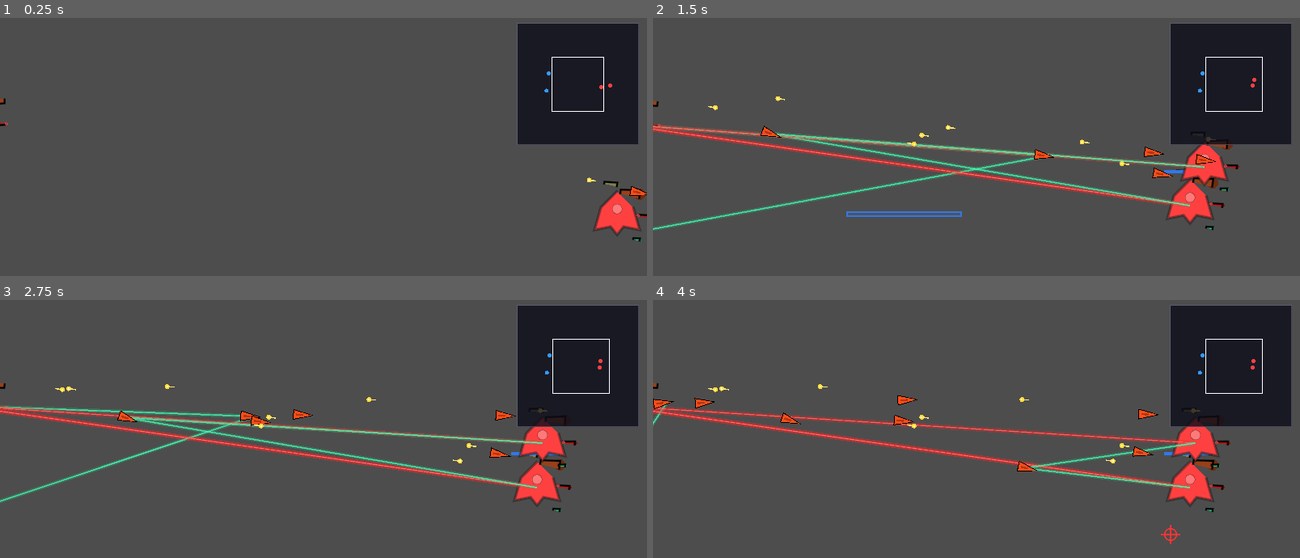
Above: before the commit, frames 1-4 (two rows, left to right).
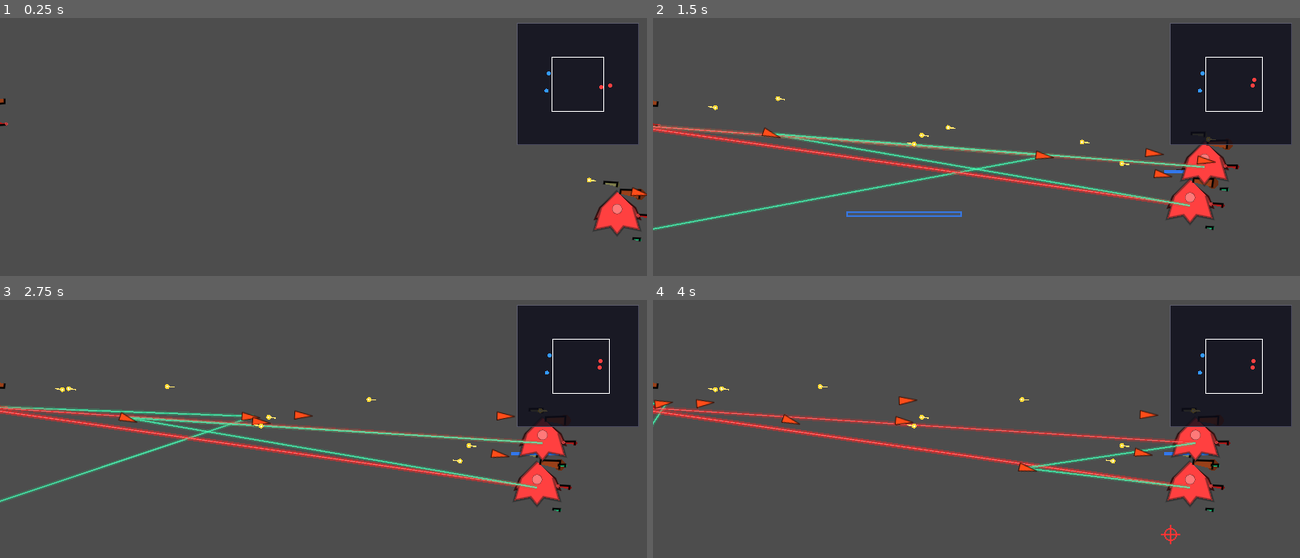
Above: after the commit, the same moments.

Repository: ZhanXuzhao/SpaceRTS
Game: Godot game, scene res://scenes/main.tscn
Same seed, same stepped clock (60 frames per second), same inputs: the game is played once before the commit and once after it.
Inputs (mouse positions are in pixels of both pictures, inside the frame that each line leads up to):
- Up to frame 1 (0.25 s): no input
- Up to frame 2 (1.5 s): tap Enter at 0.5 s; move the mouse to (1118, 180) at 0.52 s; hold W 0.53-1.25 s; tap R at 0.6 s; click (1118, 180) at 0.67 s; drag from (847, 216) to (1190, 206) at 1.27 s
- Up to frame 3 (2.75 s): move the mouse to (388, 400) at 2.02 s; hold W from 2.03 s (still down); hold Shift from 2.03 s (still down)
- Up to frame 4 (4 s): release W at 2.75 s; release Shift at 2.75 s; drag from (944, 552) to (1196, 441) at 2.77 s; move the mouse to (1170, 534) at 3.52 s; hold A from 3.53 s (still down); tap Q at 3.6 s

The runs differ from the first frame. In frame 1, 0.1% of the frame differs, in the area x 91-100%, y 65-79%; in frame 2, 0.4%; in frame 3, 0.4%; in frame 4, 0.6%, in the area x 0-88%, y 36-74%.

Commit message:
Replace hand-drawn ship and missile with PNG textures

Diff:
--- /dev/null
+++ b/assets/missile.svg
@@ -0,0 +1,4 @@
+<svg xmlns="http://www.w3.org/2000/svg" viewBox="-12 -6 24 12">
+  <polygon points="12,0 -12,-5 -12,5" fill="#ffffff" stroke="#1a1a1a" stroke-width="1.2" stroke-linejoin="round"/>
+  <line x1="-10" y1="0" x2="-15" y2="0" stroke="#ffffff" stroke-width="2" stroke-opacity="0.4"/>
+</svg>
--- /dev/null
+++ b/assets/ship.svg
@@ -0,0 +1,4 @@
+<svg xmlns="http://www.w3.org/2000/svg" viewBox="-32 -32 64 64">
+  <polygon points="0,-30 -22,8 -22,18 -10,14 0,18 10,14 22,18 22,8" fill="#ffffff" stroke="#1a1a1a" stroke-width="2" stroke-linejoin="round"/>
+  <circle cx="0" cy="-8" r="5" fill="#d0d8ff" stroke="#1a1a1a" stroke-width="1.5"/>
+</svg>
--- a/scripts/projectile.gd
+++ b/scripts/projectile.gd
@@ -29,6 +29,7 @@
 var _lifetime: float
 
 const CFG = preload("res://scripts/game_config.gd")
+const MISSILE_TEXTURE = preload("res://assets/missile.png")
 
 
 func _ready() -> void:
@@ -117,21 +118,10 @@
 
 func _draw() -> void:
 	if is_homing:
-		# 导弹：三角形，高宽比4，方向与速度一致
-		var half_h = projectile_size * 2.0
-		var half_w = projectile_size * 1.0
+		# 导弹：SVG 纹理，方向与速度一致
 		draw_set_transform(Vector2.ZERO, _direction.angle())
-		var tri = PackedVector2Array([
-			Vector2(half_h, 0),
-			Vector2(-half_h, -half_w),
-			Vector2(-half_h, half_w),
-		])
-		draw_colored_polygon(tri, projectile_color)
-		draw_polyline(PackedVector2Array([Vector2(half_h, 0), Vector2(-half_h, -half_w), Vector2(-half_h, half_w), Vector2(half_h, 0)]), Color.BLACK, 1.0, false)
+		draw_texture(MISSILE_TEXTURE, Vector2(-12, -6), projectile_color)
 		draw_set_transform(Vector2.ZERO, 0.0)
-		# 尾焰
-		var tail = -_direction * projectile_size * 1.5
-		draw_line(Vector2.ZERO, tail, projectile_color.darkened(0.3), projectile_size * 0.4)
 	else:
 		# 子弹：小圆点 + 拖尾
 		draw_circle(Vector2.ZERO, projectile_size, projectile_color)
--- a/scripts/unit.gd
+++ b/scripts/unit.gd
@@ -71,6 +71,8 @@
 var _orbit_direction: float = 1.0
 
 @onready var collision_shape: CollisionShape2D = $CollisionShape2D
+
+const SHIP_TEXTURE = preload("res://assets/ship.png")
 
 const PROJECTILE_SCENE: PackedScene = preload("res://scenes/projectile.tscn")
 
@@ -517,7 +519,11 @@
 		# 指向目标中心的连线
 		draw_line(Vector2.ZERO, center, Color(0.2, 1.0, 0.5, 0.1), 1.0)
 
-	# ---- 太空飞船本体 ----
+	# ---- 太空飞船本体（SVG 纹理） ----
+	var body_tint = unit_color
+	if is_selected:
+		body_tint = Color(0.5, 0.7, 1.0)
+	draw_texture_rect(SHIP_TEXTURE, Rect2(-32, -32, 64, 64), false, body_tint)
 	# 船体（六边形飞船）
 	var body_color = unit_color
 	if is_selected:
Binary file added: assets/missile.png
Binary file added: assets/ship.png
